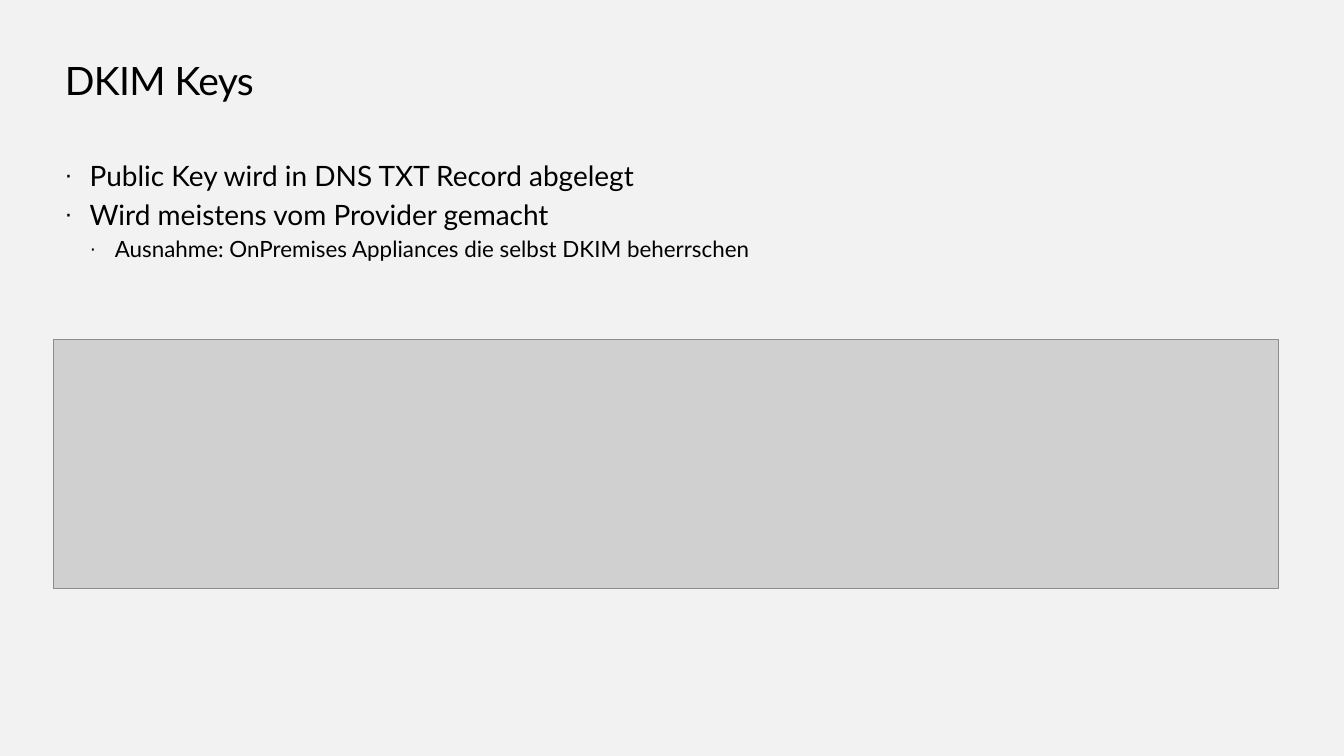
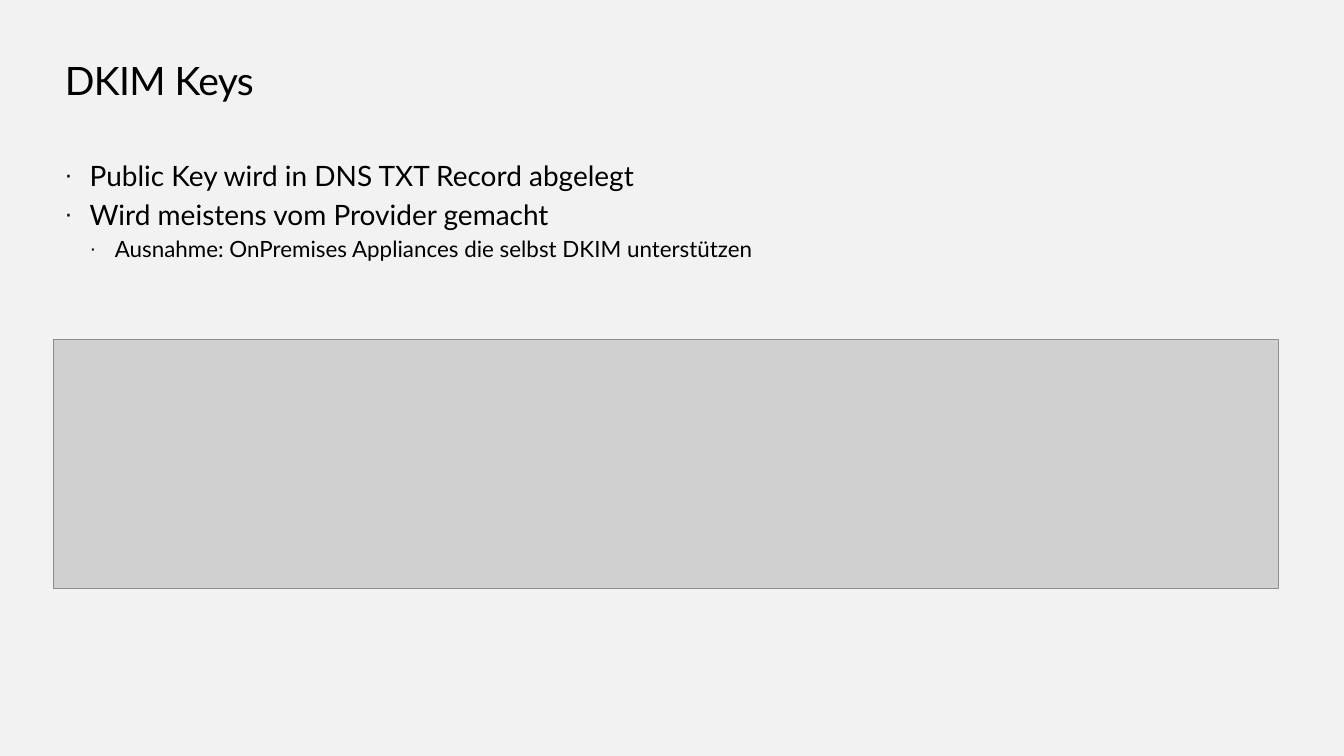
Before and after one commit to EnterpriseTrainingCenter/ExchangeServer, a slide deck: slide 26 of SMEXOP/SMEXOP_V1.0.pptx. Drawn at 1344x756 pixels with LibreOffice and Linux fonts; fonts in the diff are those of the drawing; grey boxes stand for pictures; background and template pictures are left out. Boxes give left, top, right and bottom in pixels: in the first picture for what was removed or moved away, otherwise in the second. Text is boxed around its words. In the diff, an @@ line names an element or a change of style, - is before the commit and + after.

```diff
--- a/SMEXOP/SMEXOP_V1.0.pptx
+++ b/SMEXOP/SMEXOP_V1.0.pptx
@@ text at (115, 240, 752, 261): text changed @@
-  · Ausnahme: OnPremises Appliances die selbst DKIM beherrschen
+  · Ausnahme: OnPremises Appliances die selbst DKIM unterstützen
```
Also in this commit, not shown: 7 other slides changed, 1 slide added.
